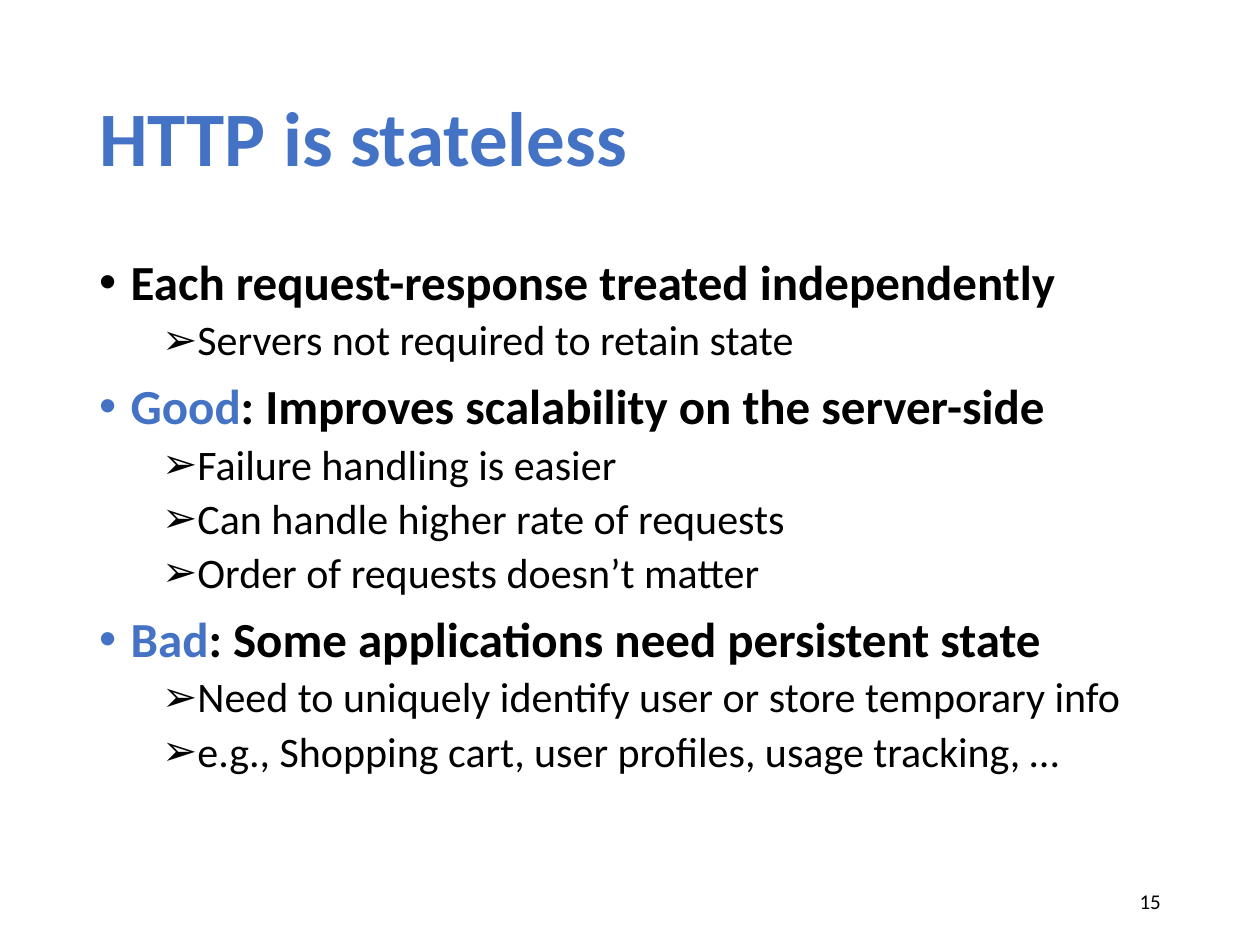
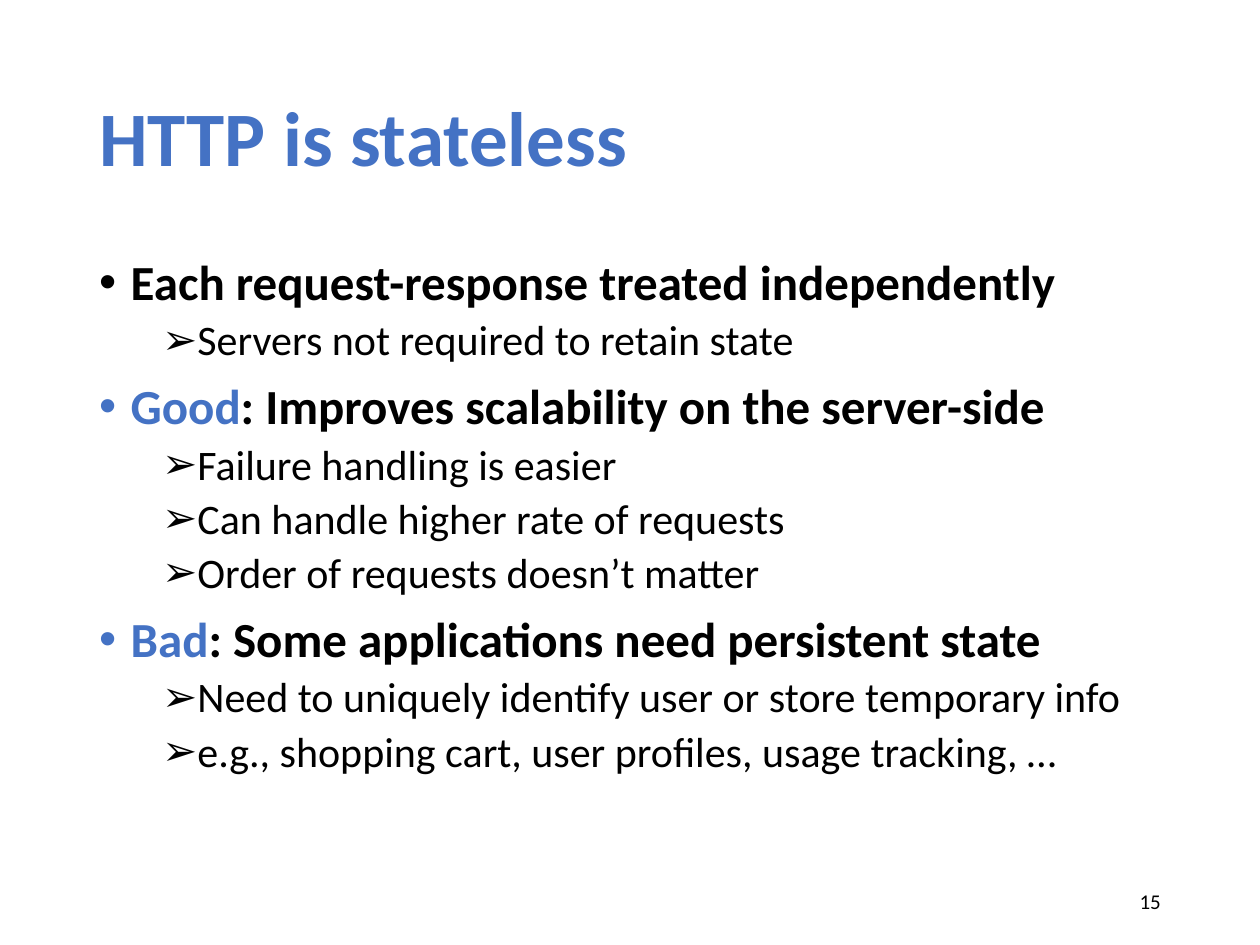
Before and after one commit to xinjin/course-net, a slide deck: slide 15 of slides/lec04_web.pptx. Drawn at 1260x945 pixels with LibreOffice and Linux fonts; fonts in the diff are those of the drawing. Boxes give left, top, right and bottom in pixels: in the first picture for what was removed or moved away, otherwise in the second. Text is boxed around its words. In the diff, an @@ line names an element or a change of style, - is before the commit and + after.

```diff
--- a/slides/lec04_web.pptx
+++ b/slides/lec04_web.pptx
@@ text at (197, 737, 1018, 775): text changed @@
-  ➢ e.g., Shopping cart, user profiles, usage tracking, …
+  ➢ e.g., shopping cart, user profiles, usage tracking, …
```
Also in this commit, not shown: 5 other slides changed, 1 slide added, 4 other files.
